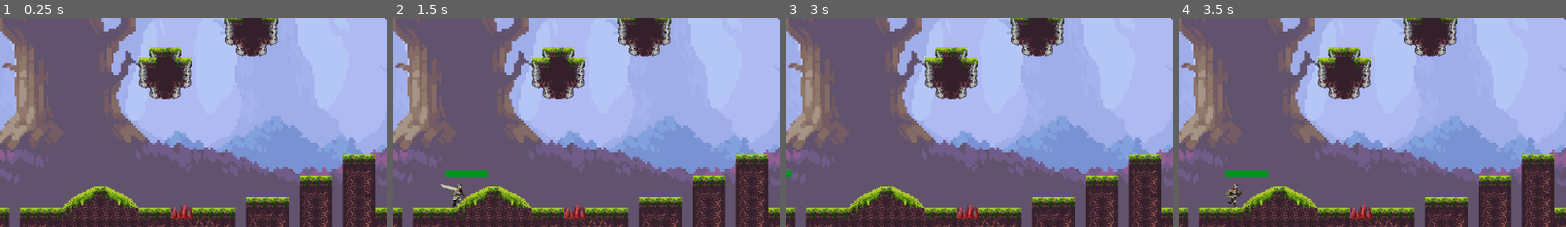
Above: before the commit, frames 1-4 (left to right).
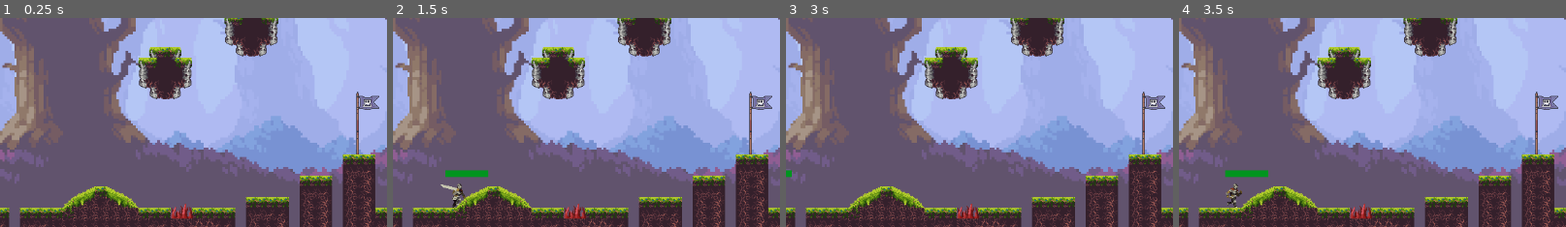
Above: after the commit, the same moments.

Repository: HamzaPecenek/Bone_Knight_V2
Game: Godot game, scene res://Assets/Scenes/Level1.tscn
Same seed, same stepped clock (60 frames per second), same inputs: the game is played once before the commit and once after it.
Inputs (mouse positions are % of the whole screen's width and height, from its top left):
- Up to frame 1 (0.25 s): no input
- Up to frame 2 (1.5 s): tap Enter at 0.5 s; move the mouse to (72, 43) at 0.52 s; press the mouse at (72, 43) at 0.53 s; hold D (walk_right) from 0.53 s (still down); tap Space (jump) at 0.77 s; move the mouse to (30, 53) at 1.27 s; release the mouse at (30, 53) at 1.28 s; click (30, 53) at 1.35 s
- Up to frame 3 (3 s): tap Space (jump) at 1.52, 2 s; move the mouse to (60, 25) at 2.02 s; release D (walk_right) at 2.03 s; press the mouse at (60, 25) at 2.03 s; hold A (walk_left) 2.03-2.78 s; move the mouse to (45, 69) at 2.77 s; release the mouse at (45, 69) at 2.78 s; hold D (walk_right) from 2.78 s (still down); click (45, 69) at 2.85 s
- Up to frame 4 (3.5 s): keep holding D (walk_right); tap Space (jump) at 3.02 s
The pictures show only the part of the screen within x 10-60%, y 42-92%; the shares and areas given below are measured in that part.

The runs differ from the first frame. In frame 1, 0.5% of the frame differs, in the area x 91-98%, y 35-66%; in frame 2, 0.5%; in frame 3, 0.5%; in frame 4, 0.5%.

Commit message:
Added checkpoint
Added checkpoint, debugged half health issue,

Diff:
--- a/Assets/Scenes/Level1.tscn
+++ b/Assets/Scenes/Level1.tscn
@@ -9,6 +9,7 @@
 [ext_resource type="Texture2D" uid="uid://ecqv06lvgu45" path="res://Assets/Map/oak_woods_tileset.png" id="5_rhuow"]
 [ext_resource type="PackedScene" uid="uid://dcroo07f78lxy" path="res://Assets/Scenes/skelaton.tscn" id="6_rhuow"]
 [ext_resource type="PackedScene" uid="uid://cuaydp5e5ainu" path="res://Assets/Scenes/trap.tscn" id="9_c410o"]
+[ext_resource type="PackedScene" uid="uid://d262uno635wih" path="res://Assets/Scenes/checkpoint.tscn" id="10_wqmxn"]
 
 [sub_resource type="TileSetAtlasSource" id="TileSetAtlasSource_7bilv"]
 texture = ExtResource("3_lmyl5")
@@ -1496,3 +1497,9 @@
 
 [node name="Trap" parent="." instance=ExtResource("9_c410o")]
 position = Vector2(386, 569)
+
+[node name="Checkpoint" parent="." instance=ExtResource("10_wqmxn")]
+position = Vector2(662, 443)
+
+[node name="Checkpoint2" parent="." instance=ExtResource("10_wqmxn")]
+position = Vector2(1687, 490)
--- /dev/null
+++ b/Assets/Scenes/checkpoint.tscn
@@ -0,0 +1,74 @@
+[gd_scene load_steps=15 format=3 uid="uid://d262uno635wih"]
+
+[ext_resource type="Texture2D" uid="uid://ddb0jxjaruox" path="res://Assets/Flag/Flag 01.png" id="1_vk8fg"]
+[ext_resource type="Script" uid="uid://b6kvtuwasoiej" path="res://Assets/Scripts/checkpoint.gd" id="1_y370r"]
+[ext_resource type="Texture2D" uid="uid://mqj3q5eoybph" path="res://Assets/Flag/Flag 02.png" id="2_y370r"]
+[ext_resource type="Texture2D" uid="uid://cfm455v5blnfa" path="res://Assets/Flag/Flag 03.png" id="3_6py3w"]
+[ext_resource type="Texture2D" uid="uid://bgy6yah18vho" path="res://Assets/Flag/Flag 04.png" id="4_upxdf"]
+[ext_resource type="Texture2D" uid="uid://cj535ee84yd1c" path="res://Assets/Flag/Flag 05.png" id="5_1dnr0"]
+[ext_resource type="Texture2D" uid="uid://boftsx3dqv07n" path="res://Assets/Flag/Flag 06.png" id="6_jh78l"]
+[ext_resource type="Texture2D" uid="uid://d3qvhgijvfwn6" path="res://Assets/Flag/Flag 07.png" id="7_brv4v"]
+[ext_resource type="Texture2D" uid="uid://cm3hnd48hwhha" path="res://Assets/Flag/Flag 08.png" id="8_bsms8"]
+[ext_resource type="Texture2D" uid="uid://bduwihs648x8l" path="res://Assets/Flag/Flag 09.png" id="9_puq1f"]
+
+[sub_resource type="RectangleShape2D" id="RectangleShape2D_juj0j"]
+size = Vector2(36, 96)
+
+[sub_resource type="Animation" id="Animation_wfy80"]
+resource_name = "activation"
+length = 0.8
+loop_mode = 1
+tracks/0/type = "value"
+tracks/0/imported = false
+tracks/0/enabled = true
+tracks/0/path = NodePath("Sprite2D:texture")
+tracks/0/interp = 1
+tracks/0/loop_wrap = true
+tracks/0/keys = {
+"times": PackedFloat32Array(0, 0.06666666, 0.16666667, 0.26666668, 0.36666667, 0.46666667, 0.56666666, 0.6666667, 0.76666665),
+"transitions": PackedFloat32Array(1, 1, 1, 1, 1, 1, 1, 1, 1),
+"update": 1,
+"values": [ExtResource("1_vk8fg"), ExtResource("2_y370r"), ExtResource("3_6py3w"), ExtResource("4_upxdf"), ExtResource("5_1dnr0"), ExtResource("6_jh78l"), ExtResource("7_brv4v"), ExtResource("8_bsms8"), ExtResource("9_puq1f")]
+}
+
+[sub_resource type="Animation" id="Animation_62ldc"]
+length = 0.001
+tracks/0/type = "value"
+tracks/0/imported = false
+tracks/0/enabled = true
+tracks/0/path = NodePath("Sprite2D:texture")
+tracks/0/interp = 1
+tracks/0/loop_wrap = true
+tracks/0/keys = {
+"times": PackedFloat32Array(0),
+"transitions": PackedFloat32Array(1),
+"update": 1,
+"values": [ExtResource("1_vk8fg")]
+}
+
+[sub_resource type="AnimationLibrary" id="AnimationLibrary_1fvrv"]
+_data = {
+&"RESET": SubResource("Animation_62ldc"),
+&"activation": SubResource("Animation_wfy80")
+}
+
+[node name="Checkpoint" type="Node2D"]
+script = ExtResource("1_y370r")
+
+[node name="Sprite2D" type="Sprite2D" parent="."]
+texture = ExtResource("1_vk8fg")
+
+[node name="Area2D" type="Area2D" parent="Sprite2D" groups=["Player"]]
+monitorable = false
+
+[node name="CollisionShape2D" type="CollisionShape2D" parent="Sprite2D/Area2D"]
+position = Vector2(-1, -1)
+shape = SubResource("RectangleShape2D_juj0j")
+
+[node name="AnimationPlayer" type="AnimationPlayer" parent="."]
+libraries = {
+&"": SubResource("AnimationLibrary_1fvrv")
+}
+
+[connection signal="body_entered" from="Sprite2D/Area2D" to="." method="_on_area_2d_body_entered"]
+[connection signal="body_shape_entered" from="Sprite2D/Area2D" to="." method="_on_area_2d_body_shape_entered"]
--- /dev/null
+++ b/Assets/Scripts/checkpoint.gd
@@ -0,0 +1,16 @@
+extends Node2D
+
+@export var spawnpoint = false
+var activated = false
+
+# This function MUST be connected to the "body_entered" signal of your Area2D
+func _on_area_2d_body_entered(body):
+	# Check if the object touching the flag is the Player
+	if body is Player and not activated:
+		activate()
+		# Tell the player to save this spot
+		body.update_respawn_point(global_position)
+
+func activate():
+	activated = true
+	$AnimationPlayer.play("activation")
--- a/Assets/Scripts/player.gd
+++ b/Assets/Scripts/player.gd
@@ -14,9 +14,12 @@
 var is_attacking: bool = false
 var is_dead: bool = false
 
-# --- BOREDOM SETTINGS (NEW) ---
+# --- BOREDOM SETTINGS ---
 @export var boredom_threshold: float = 20.0 # Time in seconds
 var idle_timer: float = 0.0
+
+# --- RESPAWN SETTINGS (NEW) ---
+@onready var respawn_position: Vector2 = global_position
 
 # --- NODE REFERENCES ---
 @onready var anim: AnimatedSprite2D = $AnimatedSprite2D
@@ -28,8 +31,7 @@
 
 @onready var health_bar: HealthBarPlayer = $HealthBarPlayer
 
-# Reference to the text label we created (NEW)
-# Make sure your node path matches exactly: CanvasLayer -> BoredomLabel
+# Make sure you have created the CanvasLayer and BoredomLabel in your Player scene!
 @onready var boredom_label: Label = $CanvasLayer/BoredomLabel
 
 
@@ -40,6 +42,9 @@
 	health_bar.max_health = max_health
 	health_bar.set_health(health)
 
+	# Save the starting position as the first respawn point
+	respawn_position = global_position
+
 	_set_attack_enabled(false)
 
 
@@ -47,7 +52,7 @@
 	if is_dead:
 		return
 
-	# --- BOREDOM LOGIC (NEW) ---
+	# --- BOREDOM LOGIC ---
 	_handle_boredom(delta)
 
 	# --- GRAVITY ---
@@ -81,9 +86,8 @@
 	move_and_slide()
 	_update_animation()
 
-# --- BOREDOM FUNCTION (NEW) ---
+# --- BOREDOM FUNCTION ---
 func _handle_boredom(delta: float) -> void:
-	# Check if ANY input is being pressed
 	var is_active = false
 
 	if Input.get_axis("walk_left", "walk_right") != 0:
@@ -93,13 +97,11 @@
 	if Input.is_action_pressed("attack"):
 		is_active = true
 
-	# Logic: Reset timer if active, otherwise count up
 	if is_active:
 		idle_timer = 0.0
 	else:
 		idle_timer += delta
 
-	# Trigger death if limit reached
 	if idle_timer >= boredom_threshold:
 		die_of_boredom()
 
@@ -107,12 +109,12 @@
 	if is_dead:
 		return
 
-	# Show the text
 	if boredom_label:
 		boredom_label.visible = true
 
 	print("Player died of boredom!")
-	_die()
+	# Pass 'true' because this IS a boredom death (Game Over)
+	_die(true)
 
 
 func _update_animation() -> void:
@@ -139,7 +141,6 @@
 # ATTACK SYSTEM
 # -----------------
 func _start_attack() -> void:
-	# Activating an attack should also reset boredom
 	idle_timer = 0.0
 
 	is_attacking = true
@@ -148,8 +149,9 @@
 
 
 func _set_attack_enabled(enabled: bool) -> void:
-	attack_area.monitoring = enabled
-	attack_shape.disabled = not enabled
+	# Use set_deferred to safely change physics properties during a collision
+	attack_area.set_deferred("monitoring", enabled)
+	attack_shape.set_deferred("disabled", not enabled)
 
 
 func _on_attack_timer_timeout() -> void:
@@ -176,7 +178,6 @@
 	if is_dead:
 		return
 
-	# Taking damage is an "event", so it wakes the player up
 	idle_timer = 0.0
 
 	health -= amount
@@ -185,25 +186,61 @@
 
 	health_bar.set_health(health)
 
-	# Knockback
 	if from_dir != 0.0:
 		velocity.x = 250.0 * from_dir
 
 	if health <= 0:
-		_die()
+		# Pass 'false' because this is NOT boredom (Respawn allowed)
+		_die(false)
 	else:
-		anim.play("fall")  # small hit reaction
-
-
-func _die() -> void:
+		anim.play("fall")
+
+
+# --- DEATH & RESPAWN SYSTEM ---
+func _die(is_boredom_death: bool) -> void:
 	is_dead = true
 	velocity = Vector2.ZERO
 	_set_attack_enabled(false)
-	body_shape.disabled = true
+
+	# Use set_deferred to safely disable physics during a collision
+	body_shape.set_deferred("disabled", true)
 
 	health_bar.set_health(0)
 	anim.play("death")
 
+	# IF DIED OF BOREDOM: Game Over (Stop here)
+	if is_boredom_death:
+		return
+
+	# IF DIED OF DAMAGE: Wait for animation, then respawn
+	await anim.animation_finished
+	_respawn()
+
+func _respawn() -> void:
+	# 1. Teleport first
+	global_position = respawn_position
+
+	# 2. Reset Health and State
+	health = max_health
+	health_bar.set_health(health)
+
+	# --- THE FIX: WAIT FOR PHYSICS TO CATCH UP ---
+	# We wait 1 or 2 physics frames to ensure the engine knows we moved.
+	await get_tree().physics_frame
+	await get_tree().physics_frame
+
+	# 3. NOW we become alive and enable collisions
+	is_dead = false
+	body_shape.set_deferred("disabled", false)
+
+	# 4. Reset Animation
+	anim.play("idle")
+
+
+# New function called by the Checkpoint flag
+func update_respawn_point(new_position: Vector2) -> void:
+	respawn_position = new_position
+	print("Checkpoint updated!")
 
 func _on_attack_area_p_body_exited(_body: Node2D) -> void:
 	pass
Binary file added: Assets/Flag/Flag 01.png
Not shown, added: Assets/Flag/Flag 01.png.import
Binary file added: Assets/Flag/Flag 02.png
Not shown, added: Assets/Flag/Flag 02.png.import
Binary file added: Assets/Flag/Flag 03.png
Not shown, added: Assets/Flag/Flag 03.png.import
Binary file added: Assets/Flag/Flag 04.png
Not shown, added: Assets/Flag/Flag 04.png.import
Binary file added: Assets/Flag/Flag 05.png
Not shown, added: Assets/Flag/Flag 05.png.import
Binary file added: Assets/Flag/Flag 06.png
Not shown, added: Assets/Flag/Flag 06.png.import
(and 10 more such lines)
